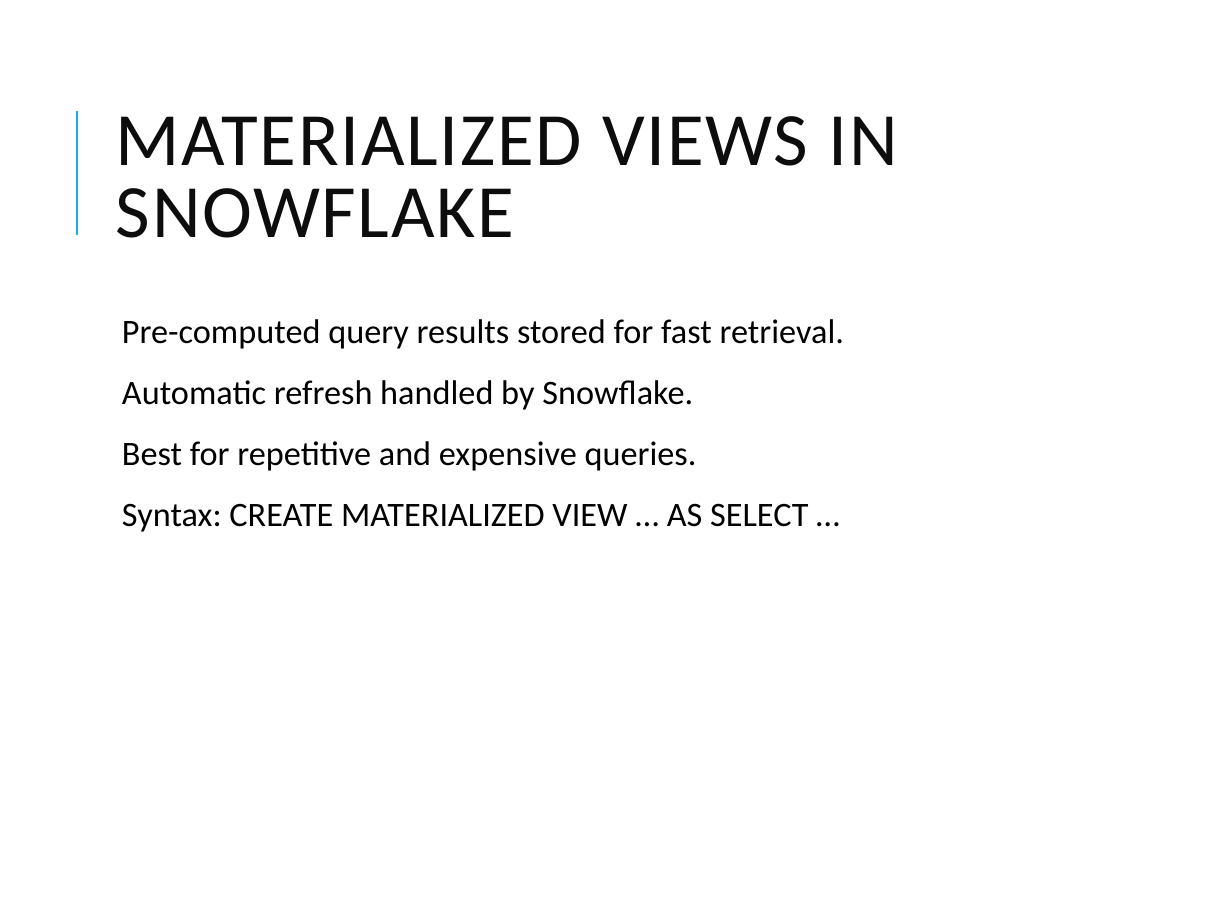
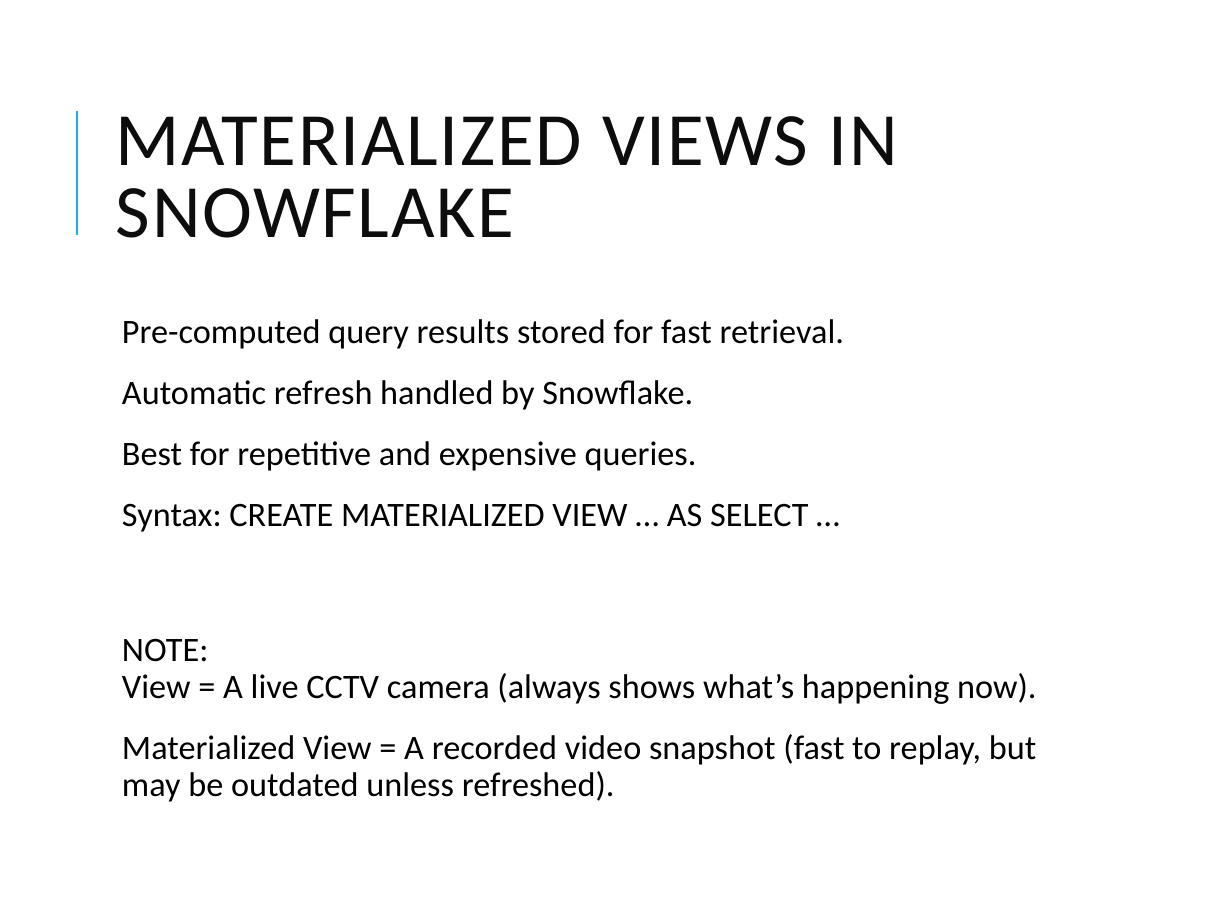
Before and after one commit to vikash-verma-profile/DE-Content-WithSnowflakes, a slide deck: slide 4 of Week-2/Day-4/Snowflake_Advanced_Features.pptx (slide 3 before the commit). Drawn at 1232x924 pixels with LibreOffice and Linux fonts; fonts in the diff are those of the drawing. Boxes give left, top, right and bottom in pixels: in the first picture for what was removed or moved away, otherwise in the second. Text is boxed around its words. In the diff, an @@ line names an element or a change of style, - is before the commit and + after.

```diff
--- a/Week-2/Day-4/Snowflake_Advanced_Features.pptx
+++ b/Week-2/Day-4/Snowflake_Advanced_Features.pptx
@@ text at (122,638,1036,802): paragraphs added @@
+  NOTE:
+  View = A live CCTV camera (always shows what’s happening now).
+  Materialized View = A recorded video snapshot (fast to replay, but may be outdated unless refreshed).
```
Also in this commit, not shown: 2 slides added, 4 other files.
